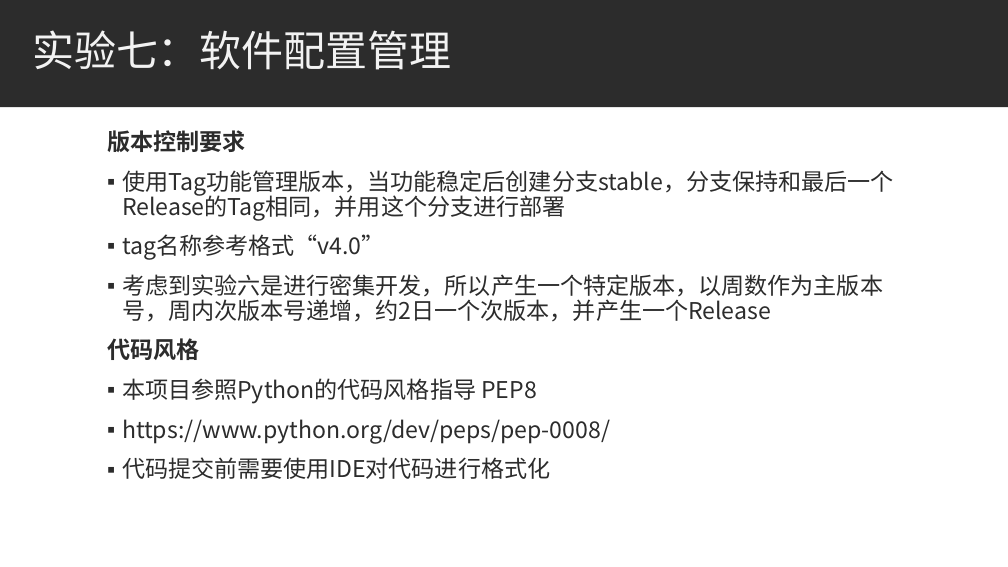
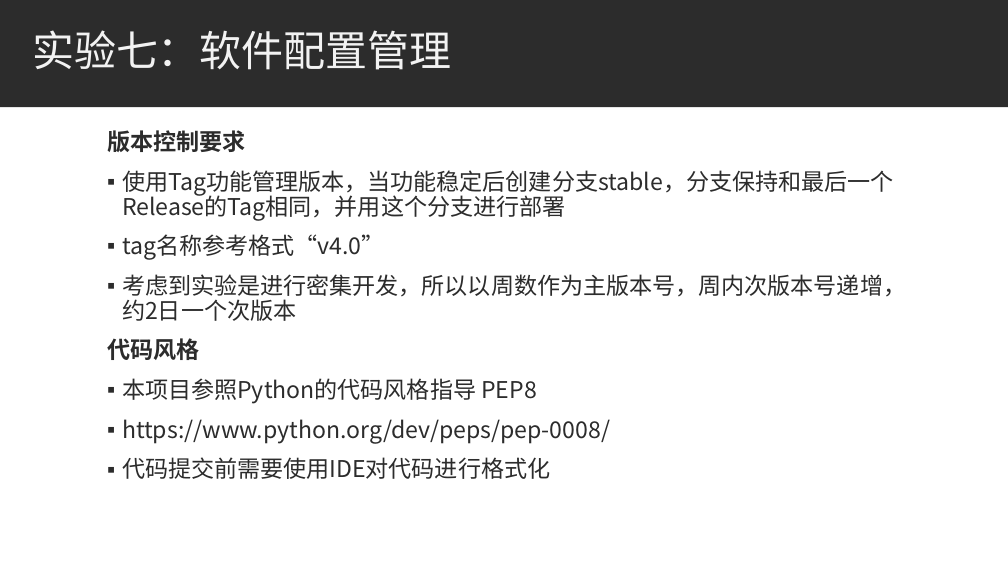
Before and after one commit to bhsei/20_H, a slide deck: slide 18 of 3.项目PPT/第6周_需求分析改进汇报ppt.pptx (slide 16 before the commit). Drawn at 1008x567 pixels with LibreOffice and Linux fonts; fonts in the diff are those of the drawing. Boxes give left, top, right and bottom in pixels: in the first picture for what was removed or moved away, otherwise in the second. Text is boxed around its words. In the diff, an @@ line names an element or a change of style, - is before the commit and + after.

Commit message:
修改需求分析改进汇报ppt；README实验1标记完成

```diff
--- a/3.项目PPT/第6周_需求分析改进汇报ppt.pptx
+++ b/3.项目PPT/第6周_需求分析改进汇报ppt.pptx
@@ text at (122, 274, 906, 321): text changed @@
-▪ 考虑到实验六是进行密集开发，所以产生一个特定版本，以周数作为主版本号，周内次版本号递增，约2日一个次版本，并产生一个Release
+▪ 考虑到实验是进行密集开发，所以以周数作为主版本号，周内次版本号递增，约2日一个次版本
```
Also in this commit, not shown: 2 other slides changed, 3 slides added, 2 slides removed, 1 other file.
